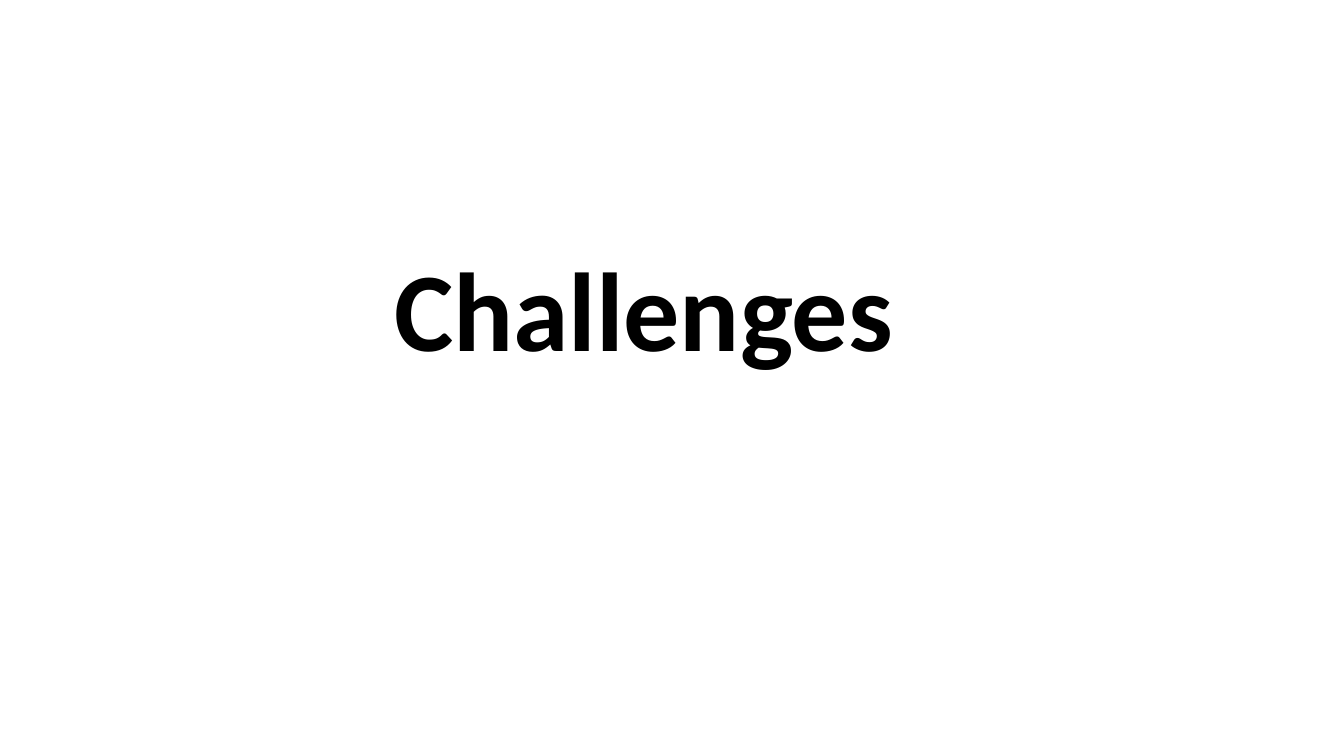
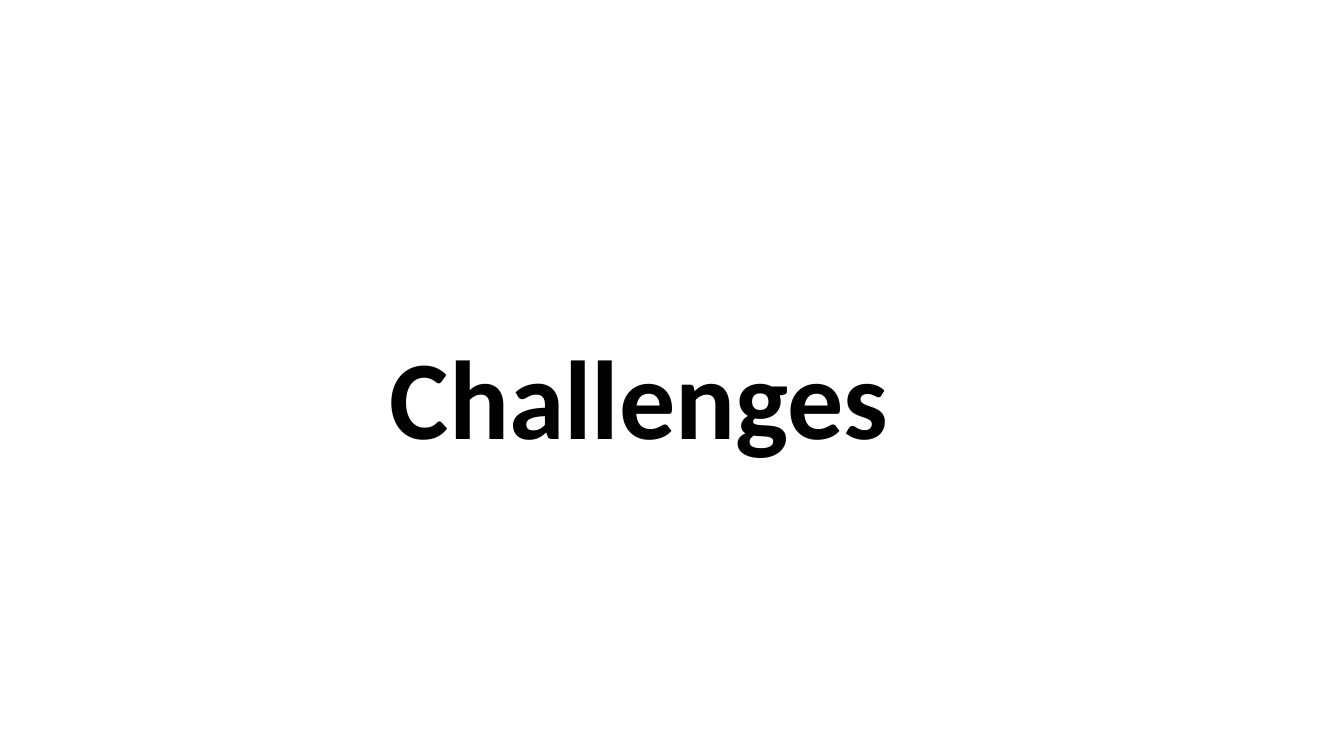
Before and after one commit to r-kass/gNetPlus, a slide deck: slide 6 of hackathon pres3.pptx. Drawn at 1344x756 pixels with LibreOffice and Linux fonts; fonts in the diff are those of the drawing; background and template pictures are left out. Boxes give left, top, right and bottom in pixels: in the first picture for what was removed or moved away, otherwise in the second. Text is boxed around its words. In the diff, an @@ line names an element or a change of style, - is before the commit and + after.

```diff
--- a/hackathon pres3.pptx
+++ b/hackathon pres3.pptx
@@ title "Challenges": place and size @@
-title "Challenges" at bbox=[394, 272, 892, 370]
+title "Challenges" at bbox=[390, 360, 888, 458]
```
Also in this commit, not shown: 4 other slides changed, 1 slide added, 2 slides removed, 1 other file.
